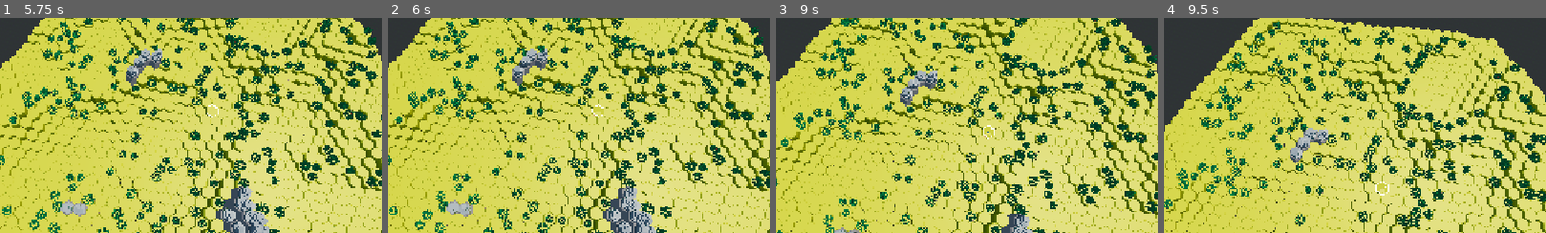
Above: before the commit, frames 1-4 (left to right).
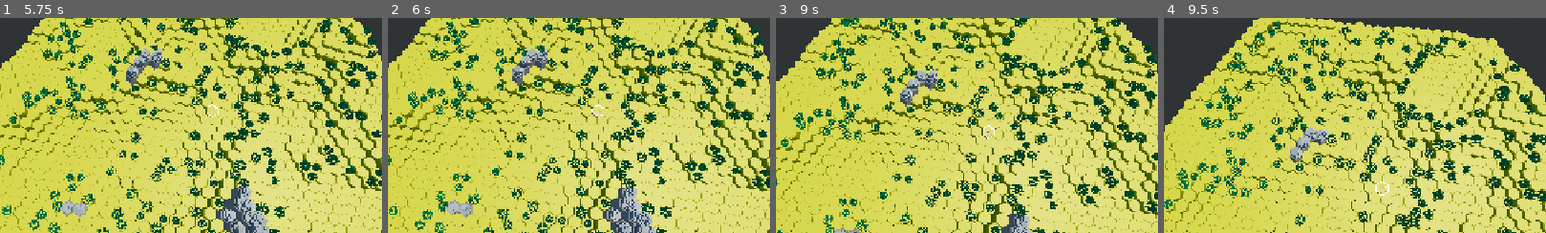
Above: after the commit, the same moments.

Repository: forzinkahd/HexaKingdomGameRepo
Game: Godot game, scene res://Scenes/GameScene.tscn
The game is run twice, just before and just after one commit, with the same random seed, the same clock (stepped at 60 frames per second) and the same inputs.
Inputs (mouse positions are % of the whole screen's width and height, from its top left):
- Up to frame 1 (5.75 s): click "Generate" at 0.5 s; tap Enter at 1.25 s; move the mouse to (45, 70) at 1.27 s; hold R (toggle_road_tool) 1.28-2.03 s; hold W (MoveForward) 1.28-2.78 s; tap 2 (Build) at 1.35, 2.3, 2.85, 3.8, 5.3 s; click (45, 70) at 1.42 s; move the mouse to (80, 65) at 2.02 s; tap R (toggle_road_tool) at 2.1, 4.55 s; click (80, 65) at 2.17 s; move the mouse to (20, 35) at 2.77 s; hold R (toggle_road_tool) 2.78-3.53 s; hold A (MoveLeft) 2.78-4.28 s; click (20, 35) at 2.92 s; move the mouse to (55, 50) at 3.52 s; tap Q (RotateCameraLeft) at 3.6 s; click (55, 50) at 3.67 s; move the mouse to (35, 25) at 4.27 s; hold S (MoveBackwards) 4.28-5.03 s; hold E (RotateCameraRight) 4.28-5.03 s; click (35, 25) at 4.42 s; tap Escape (ui_cancel) at 4.9 s; move the mouse to (72, 45) at 5.02 s; hold D (MoveRight) from 5.03 s (still down); tap 1 (Select) at 5.1 s; click (72, 45) at 5.17 s
- Up to frame 2 (6 s): release D (MoveRight) at 5.75 s; click "Place Road" at 5.75 s
- Up to frame 3 (9 s): click "Town Center" at 6.5 s; click "Confirm" at 7.25 s; click "OK" at 8 s; tap Space at 8.75 s; move the mouse to (30, 55) at 8.77 s; hold W (MoveForward) from 8.78 s (still down); hold R (toggle_road_tool) from 8.78 s (still down); click (30, 55) at 8.92 s
- Up to frame 4 (9.5 s): keep holding W (MoveForward); keep holding R (toggle_road_tool)
The pictures show only the part of the screen within x 36-86%, y 22-72%; the shares and areas given below are measured in that part.

Frame 1 is identical in both runs. In frame 2, 0.1% of the frame differs, in the area x 53-57%, y 40-47%; in frame 3, 0.1%; in frame 4, 0.1%, in the area x 55-59%, y 76-82%.

Commit message:
Road placeable and visible

Diff:
--- a/Scenes/GameScene.tscn
+++ b/Scenes/GameScene.tscn
@@ -144,11 +144,10 @@
 theme = ExtResource("5_7rq2r")
 overlay_root = NodePath("../../PlacedObjects")
 
-[node name="RoadTool" type="Node" parent="Builder" unique_id=1978317240 node_paths=PackedStringArray("camera", "ghost_parent")]
+[node name="RoadTool" type="Node" parent="Builder" unique_id=1978317240 node_paths=PackedStringArray("camera")]
 script = ExtResource("26_y0yaw")
 camera = NodePath("../../CameraParent/Camera3D")
 world_theme = ExtResource("5_7rq2r")
-ghost_parent = NodePath("../../PlacedObjects")
 
 [node name="Control" type="Control" parent="." unique_id=1520664124]
 layout_mode = 3
--- a/scripts/Tools/road_tool.gd
+++ b/scripts/Tools/road_tool.gd
@@ -4,23 +4,21 @@
 @export_category("Dependencies")
 @export var camera: Camera3D
 @export var world_theme: WorldTheme
-@export var ghost_parent: Node3D # e.g. World/Overlays or World itself
+
 # Assign these from world_gen.gd after generation
 var vg: VoxelGenerator = null
 var chunk: Chunk = null
 
-
 @export_category("Rules")
-@export var require_grass: bool = true # only place on grass surface voxels
-@export var edge_offset_steps: int = 1 # you found 1 works for your assets
+@export var require_grass: bool = true
+@export var edge_offset_steps: int = 1 # your assets need +1
 
 # Tool state
 var active: bool = false
 var anchor: Voxel = null          # current "front" tile
-var ghost: Node3D = null
-var ghost_dir: int = 0            # 0..5
-
-const GHOST_INDEX: int = 12       # "M" dead-end in your road_variants
+var ghost_dir: int = 0            # 0..5 (we keep name for rotation)
+
+const PREVIEW_INDEX: int = 12     # "M" dead-end in road_variants
 
 func configure_runtime(_vg: VoxelGenerator, _chunk: Chunk) -> void:
 	vg = _vg
@@ -29,15 +27,14 @@
 func set_active(on: bool) -> void:
 	active = on
 	if not active:
-		_clear_ghost()
+		_clear_preview()
 		anchor = null
-
 
 func begin_from_voxel(v: Voxel) -> void:
 	if v == null:
 		return
 
-	# IMPORTANT: always resolve to the canonical surface voxel instance
+	# Always resolve canonical surface voxel
 	var key := v.grid_position_xz
 	var sv: Voxel = WorldMap.surface_layer.get(key)
 	if sv == null:
@@ -50,28 +47,25 @@
 	set_active(true)
 	anchor = sv
 	ghost_dir = 0
-	_show_ghost_on(anchor)
-
+
+	# Show preview using REAL road tile (index 12) without changing overlay state yet
+	_apply_preview_cap(anchor)
 
 func _can_place_on(v: Voxel, is_start: bool = false) -> bool:
 	if v == null:
-		push_warning("RoadTool: v == null")
-		return false
-
-	# Helpful diagnostics:
+		return false
+
 	if not v.can_place_road():
 		push_warning("RoadTool: can't place road on %s  buffer=%s water=%s overlay=%s building=%s resource=%s placeable=%s"
 			% [v.grid_position_xz, v.buffer, v.water, v.overlay, v.has_building(), v.has_resource(), v.placeable])
 		return false
 
-	# If you *really* want grass-only placement:
+	# "Grass only" = only tiles whose current cap is the base grass cap
 	if require_grass and not v.is_base_grass_cap:
-		push_warning("RoadTool: not GRASS at %s  type=%s (require_grass=true)"
-			% [v.grid_position_xz, str(v.type)])
+		push_warning("RoadTool: not GRASS-cap at %s (require_grass=true)" % [v.grid_position_xz])
 		return false
 
 	return true
-
 
 func _unhandled_input(event: InputEvent) -> void:
 	if not active:
@@ -95,11 +89,12 @@
 
 func rotate_left() -> void:
 	ghost_dir = (ghost_dir + 5) % 6
-	_update_ghost_transform()
+	# rotate preview cap if we have one
+	_apply_preview_rotation()
 
 func rotate_right() -> void:
 	ghost_dir = (ghost_dir + 1) % 6
-	_update_ghost_transform()
+	_apply_preview_rotation()
 
 func try_place_at(v: Voxel) -> void:
 	if v == null or anchor == null:
@@ -108,10 +103,13 @@
 		push_warning("RoadTool: vg/chunk not configured. Call road_tool.configure_runtime(vg, chunk) after generation.")
 		return
 
-	# If you click an existing road, continue from there (nice UX)
+	# Resolve canonical surface voxel again
+	v = WorldMap.surface_layer.get(v.grid_position_xz)
+
+	# Clicking an existing road = continue from there (no preview swap needed)
 	if v.overlay == Voxel.Overlay.ROAD:
+		_clear_preview()
 		anchor = v
-		_show_ghost_on(anchor)
 		return
 
 	# Must be neighbor of anchor
@@ -122,27 +120,17 @@
 	if not _can_place_on(v):
 		return
 
-	# Place road on v
+	# COMMIT: set overlay and update masks/visuals
+	_clear_preview() # remove preview on previous anchor
+
 	v.overlay = Voxel.Overlay.ROAD
-
-	# Recalc masks on v + its neighbors (roads only)
 	_recalc_road_masks_around(v)
-
-	# Refresh visuals (cap replacement) for v and neighbors
 	_refresh_neighborhood(v)
 
-	# Move anchor forward + move ghost
+	# Move anchor forward and show preview again on the new anchor
 	anchor = v
-	_show_ghost_on(anchor)
-
-"""func _can_place_on(v: Voxel) -> bool:
-	if v == null:
-		return false
-	if not v.can_place_road():
-		return false
-	if require_grass and v.type != VoxelData.voxel_type.GRASS:
-		return false
-	return true"""
+	ghost_dir = 0
+	_apply_preview_cap(anchor)
 
 # --- Picking ---
 
@@ -167,7 +155,7 @@
 	if col == null:
 		return null
 
-	# IMPORTANT: this relies on VoxelGenerator tagging the cap/collider with meta "xz"
+	# relies on VoxelGenerator tagging caps/colliders with meta "xz"
 	if not col.has_meta("xz"):
 		return null
 
@@ -209,103 +197,45 @@
 		var n: Voxel = WorldMap.surface_layer.get(nk)
 		if n != null and n.overlay == Voxel.Overlay.ROAD:
 			mask |= (1 << i)
-
 	v.road_mask = mask
 
 func _refresh_neighborhood(center: Voxel) -> void:
-	# Road caps are full replacements, so we refresh cap replacement logic
 	vg.refresh_overlay_at(chunk, center)
 	for n in WorldMap.get_tile_neighbors_surface(center):
 		vg.refresh_overlay_at(chunk, n)
 
-# --- Ghost ---
-
-func _show_ghost_on(v: Voxel) -> void:
+# --- Preview using REAL road cap (index 12) ---
+
+func _apply_preview_cap(v: Voxel) -> void:
+	if vg == null or chunk == null or world_theme == null:
+		return
 	if v == null:
 		return
-	_ensure_ghost()
-	_update_ghost_transform()
-
-func _ensure_ghost() -> void:
-	if ghost != null and is_instance_valid(ghost):
-		return
-	if world_theme == null:
-		push_warning("RoadTool: world_theme not assigned")
-		return
-	if ghost_parent == null:
-		push_warning("RoadTool: ghost_parent not assigned")
-		return
-	if world_theme.road_variants.is_empty():
-		push_warning("RoadTool: theme.road_variants is empty")
-		return
-	if GHOST_INDEX < 0 or GHOST_INDEX >= world_theme.road_variants.size():
-		push_warning("RoadTool: ghost index out of range")
-		return
-
-	var scene := world_theme.road_variants[GHOST_INDEX] as PackedScene
+
+	if PREVIEW_INDEX < 0 or PREVIEW_INDEX >= world_theme.road_variants.size():
+		push_warning("RoadTool: PREVIEW_INDEX out of range")
+		return
+
+	var scene := world_theme.road_variants[PREVIEW_INDEX] as PackedScene
 	if scene == null:
-		push_warning("RoadTool: ghost scene is null at index %d" % GHOST_INDEX)
-		return
-
-	ghost = scene.instantiate() as Node3D
-	if ghost == null:
-		return
-
-	ghost.set_meta("is_ghost", true)
-	ghost_parent.add_child(ghost)
-	_set_ghost_material(ghost)
-
-func _update_ghost_transform() -> void:
-	if ghost == null or anchor == null:
-		return
-
-	var y := float(anchor.height_units) * (WorldMap.world_settings.voxel_height * 0.5) + 0.02
-	ghost.position = Vector3(anchor.world_position.x, y, anchor.world_position.z)
-
+		push_warning("RoadTool: preview scene null at %d" % PREVIEW_INDEX)
+		return
+
+	# Swap this tile's cap to the preview road tile (does NOT set overlay)
+	vg.preview_cap_at(chunk, v, scene)
+
+	# Rotate it to match current direction
+	_apply_preview_rotation()
+
+func _apply_preview_rotation() -> void:
+	if vg == null or chunk == null or anchor == null:
+		return
 	var step := TAU / 6.0
-	ghost.rotation.y = float(ghost_dir + edge_offset_steps) * step
-
-func _clear_ghost() -> void:
-	if ghost != null and is_instance_valid(ghost):
-		ghost.queue_free()
-	ghost = null
-
-func _set_ghost_material(root: Node) -> void:
-	# recurse
-	for c in root.get_children():
-		_set_ghost_material(c)
-
-	# handle meshes
-	if root is MeshInstance3D:
-		var mi := root as MeshInstance3D
-
-		# If the mesh already has materials, override each surface.
-		# Otherwise, set a single material_override.
-		var mesh := mi.mesh
-		if mesh != null:
-			for s in range(mesh.get_surface_count()):
-				var base_mat: Material = mi.get_active_material(s)
-				var mat := _make_ghost_material(base_mat)
-				mi.set_surface_override_material(s, mat)
-		else:
-			# fallback
-			mi.material_override = _make_ghost_material(mi.material_override)
-
-func _make_ghost_material(base: Material) -> Material:
-	var mat: StandardMaterial3D
-
-	# If you have a StandardMaterial3D already, duplicate it so we don't modify the original.
-	if base is StandardMaterial3D:
-		mat = (base as StandardMaterial3D).duplicate() as StandardMaterial3D
-	else:
-		mat = StandardMaterial3D.new()
-
-	# Make it transparent + slightly emissive so it's readable
-	mat.transparency = BaseMaterial3D.TRANSPARENCY_ALPHA
-	mat.albedo_color.a = 0.95
-	mat.shading_mode = BaseMaterial3D.SHADING_MODE_UNSHADED
-
-	# Optional: stop ghost from casting shadows
-	#mat.cast_shadow = BaseMaterial3D.SHADOW_CASTING_SETTING_OFF
-
-	return mat
+	var yaw := float(ghost_dir + edge_offset_steps) * step
+	vg.preview_cap_rotate(anchor.grid_position_xz, yaw)
+
+func _clear_preview() -> void:
+	if vg == null or chunk == null or anchor == null:
+		return
+	# restore the normal terrain cap
+	vg.clear_preview_cap(chunk, anchor)
--- a/scripts/WorldGen/Voxel/voxel_generator.gd
+++ b/scripts/WorldGen/Voxel/voxel_generator.gd
@@ -384,38 +384,42 @@
 	var old_cap: Node3D = _cap_by_xz.get(key)
 
 	# remove old cap
-	if old_cap != null and is_instance_valid(old_cap):
-		var pos := old_cap.position
-		var rot := old_cap.rotation
+	var pos: Vector3
+	var rot: Vector3
+	var have_old := old_cap != null and is_instance_valid(old_cap)
+
+	if have_old:
+		pos = old_cap.position
+		rot = old_cap.rotation
 		old_cap.queue_free()
-
-		if new_scene == null:
-			_cap_by_xz.erase(key)
-			return
-
-		# spawn new cap (replacement)
-		var inst := new_scene.instantiate() as Node3D
-		inst.position = pos
-		inst.rotation = rot
-		_tag_tile_nodes(inst, v.grid_position_xz)
-		chunk.add_child(inst)
-		_cap_by_xz[key] = inst
-		return
-
-	# if no old cap existed, just spawn at computed tile cap position
+	else:
+		var half_step_h := settings.voxel_height * 0.5
+		var cap_y := float(v.height_units) * half_step_h
+		pos = Vector3(v.world_position.x, cap_y, v.world_position.z)
+		rot = Vector3.ZERO
+
+	# clear record if no replacement requested
 	if new_scene == null:
-		return
-
-	var half_step_h := settings.voxel_height * 0.5
-	var cap_y := float(v.height_units) * half_step_h
-
-	v.is_base_grass_cap = false
-
-	var inst2 := new_scene.instantiate() as Node3D
-	inst2.position = Vector3(v.world_position.x, cap_y, v.world_position.z)
-	_tag_tile_nodes(inst2, v.grid_position_xz)
-	chunk.add_child(inst2)
-	_cap_by_xz[key] = inst2
+		_cap_by_xz.erase(key)
+		# if we're restoring later, this will be set in _spawn_surface_tiles or _apply_cap_variant_for_overlay
+		v.is_base_grass_cap = false
+		return
+
+	# spawn replacement cap
+	var inst := new_scene.instantiate() as Node3D
+	if inst == null:
+		_cap_by_xz.erase(key)
+		v.is_base_grass_cap = false
+		return
+
+	inst.position = pos
+	inst.rotation = rot
+	_tag_tile_nodes(inst, v.grid_position_xz)
+	chunk.add_child(inst)
+	_cap_by_xz[key] = inst
+
+	# update "is base grass cap" flag deterministically
+	v.is_base_grass_cap = (new_scene == theme.grass_top_scene)
 
 
 func _spawn_columns(chunk: Chunk) -> void:
@@ -758,6 +762,39 @@
 		#v.placeable = false
 
 
+# -------------------------------------------------------------------
+# PREVIEW CAP API (used by RoadTool to show a "real tile" preview)
+# -------------------------------------------------------------------
+
+var _preview_keys: Dictionary = {} # Vector2i -> bool
+
+func preview_cap_at(chunk: Chunk, v: Voxel, new_scene: PackedScene) -> void:
+	if v == null:
+		return
+	_preview_keys[v.grid_position_xz] = true
+	_replace_cap_at(chunk, v, new_scene)
+
+
+func preview_cap_rotate(key: Vector2i, yaw: float) -> void:
+	var cap: Node3D = _cap_by_xz.get(key)
+	if cap != null and is_instance_valid(cap):
+		cap.rotation.y = yaw
+
+
+func clear_preview_cap(chunk: Chunk, v: Voxel) -> void:
+	if v == null:
+		return
+
+	var key := v.grid_position_xz
+	if not _preview_keys.has(key):
+		return
+	_preview_keys.erase(key)
+
+	# restore to normal terrain cap (based on voxel.type)
+	var scene := _top_scene_for_voxel_type(v.type)
+	_replace_cap_at(chunk, v, scene)
+
+
 func _tile_seed(v: Voxel, salt: int) -> int:
 	# Deterministic per tile, also stable across runs if your world seed is stable
 	# Mix world seed + x/z + salt.
